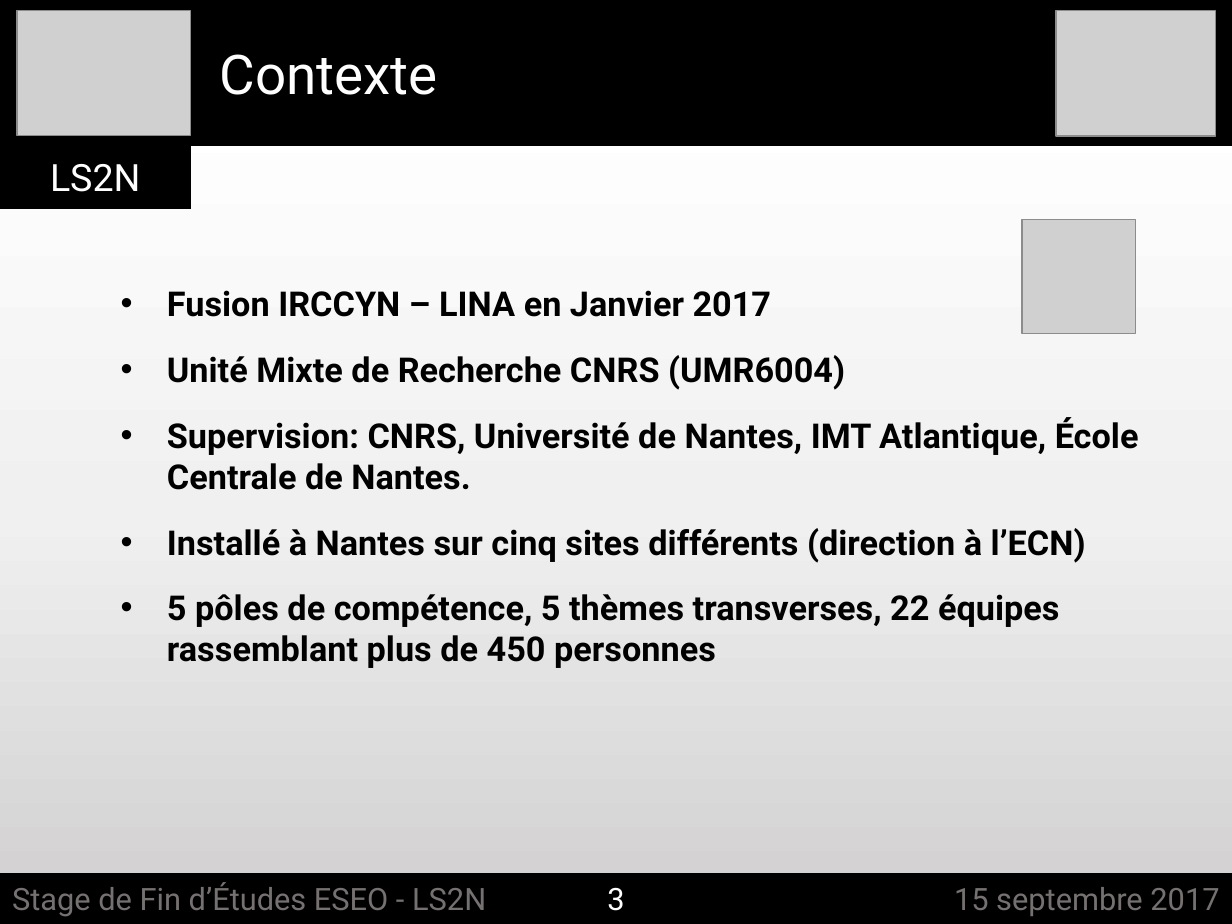
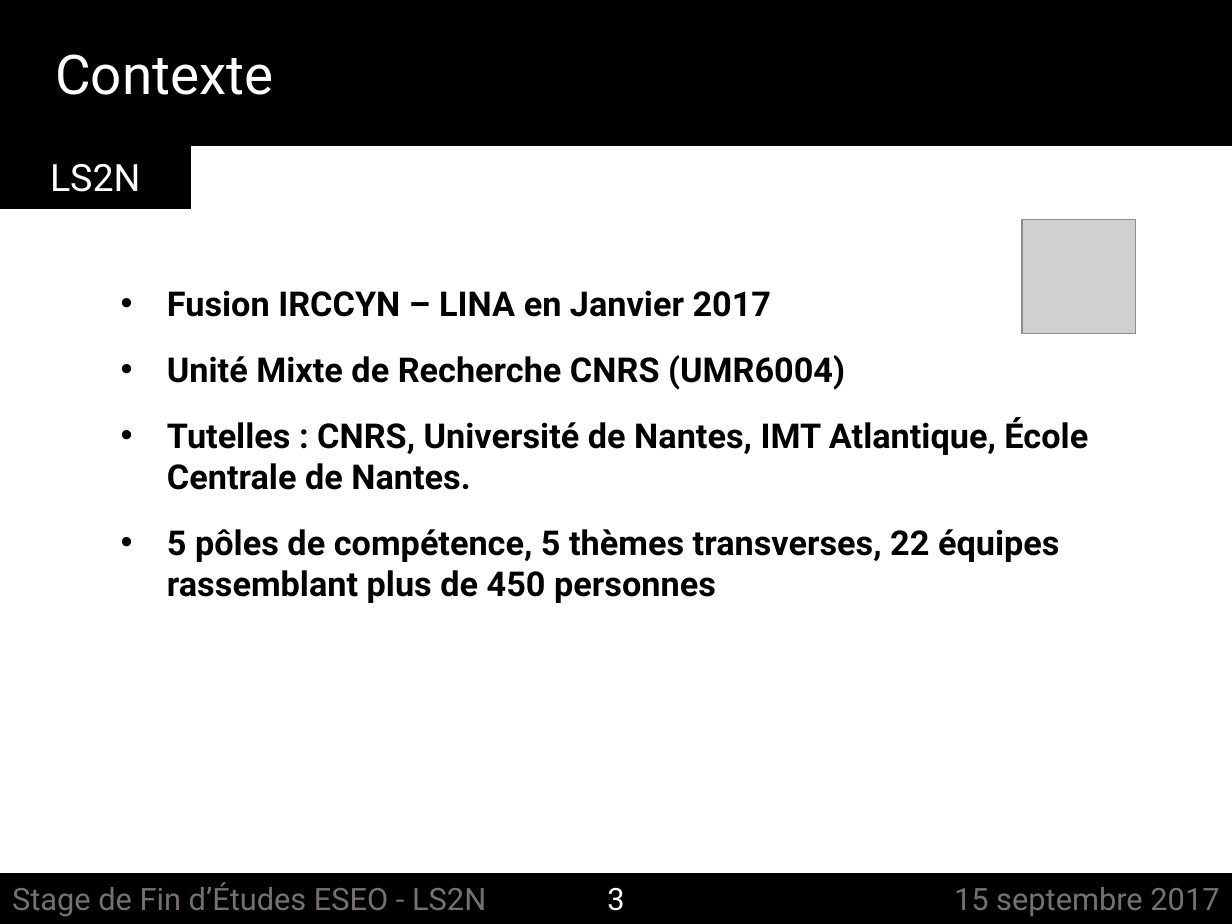
Before and after one commit to felixgontier/int-report, a slide deck: slide 3 of Soutenance_ESEO.pptx. Drawn at 1232x924 pixels with LibreOffice and Linux fonts; fonts in the diff are those of the drawing; grey boxes stand for pictures. Boxes give left, top, right and bottom in pixels: in the first picture for what was removed or moved away, otherwise in the second. Text is boxed around its words. In the diff, an @@ line names an element or a change of style, - is before the commit and + after.

```diff
--- a/Soutenance_ESEO.pptx
+++ b/Soutenance_ESEO.pptx
@@ background gradient #FFFFFF to #F0F0F0 to #D0CECE to #FFFFFF @@
@@ picture removed at [17,11,191,136] @@
@@ picture removed at [1056,11,1215,137] @@
@@ text "Contexte": place and size @@
-text "Contexte" at [219,54,437,95]
+text "Contexte" at [55,54,273,95]
@@ text at [167,417,1088,490]: text changed @@
-• Supervision: CNRS, Université de Nantes, IMT Atlantique, École Centrale de Nantes.
-• Installé à Nantes sur cinq sites différents (direction à l’ECN)
+• Tutelles : CNRS, Université de Nantes, IMT Atlantique, École Centrale de Nantes.
```
Also in this commit, not shown: 21 other slides changed, 1 slide added, 1 slide removed, 2 other files.
